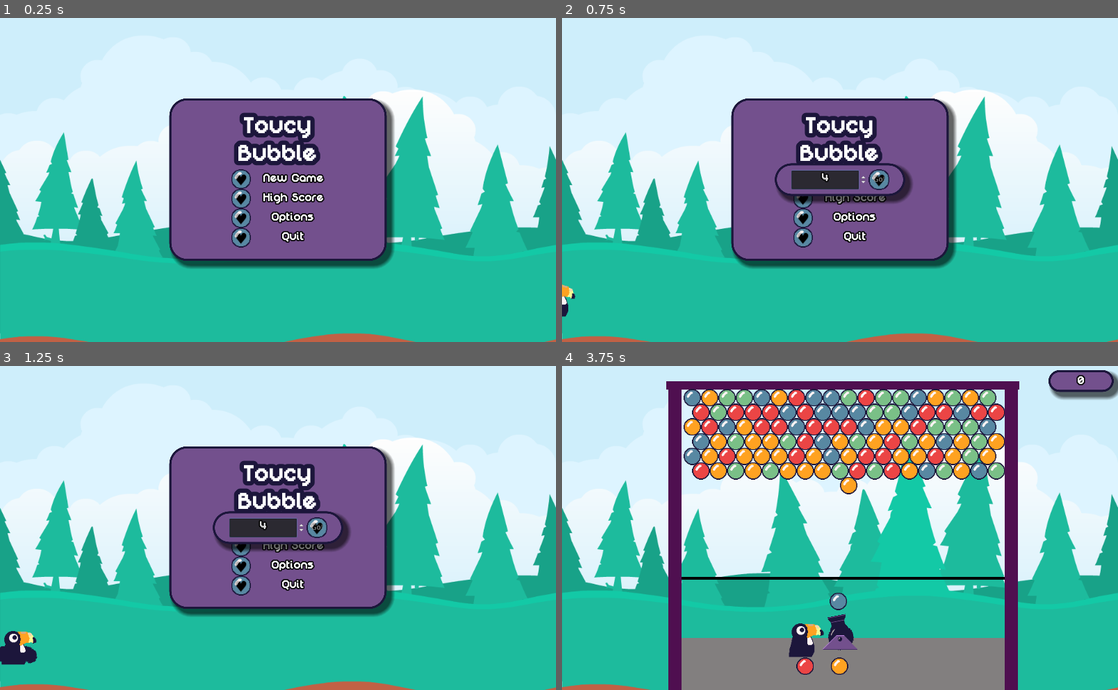
Above: before the commit, frames 1-4 (two rows, left to right).
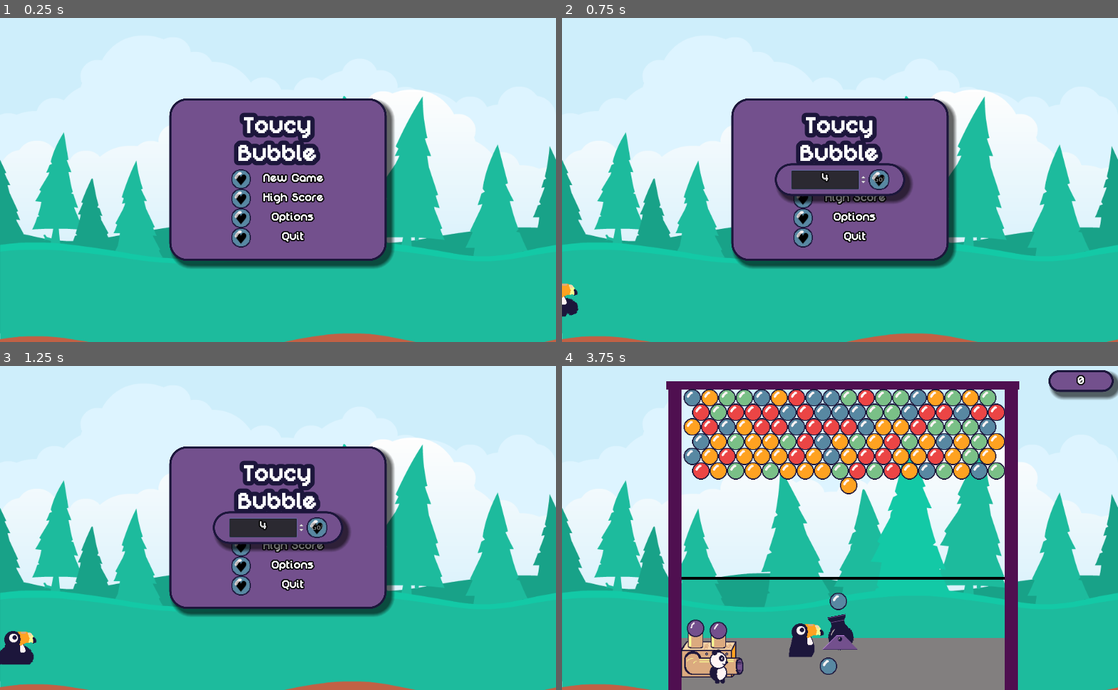
Above: after the commit, the same moments.

Repository: YannBurrett/ToucyBubble
Game: Godot game, scene res://UI/MainMenu.tscn
Two runs of this game, one before a commit and one after it. Both use one fixed random seed, a clock stepped at 60 frames per second and the inputs below.
Inputs (mouse positions are in pixels of both pictures, inside the frame that each line leads up to):
- Up to frame 1 (0.25 s): no input
- Up to frame 2 (0.75 s): click (801, 180) at 0.5 s
- Up to frame 3 (1.25 s): no input
- Up to frame 4 (3.75 s): click (801, 528) at 1.25 s; click "Go!" at 2 s; hold E (Nudge_Right) 2.78-3.53 s; hold Space (Fire) 2.78-3.53 s; hold A (Left) from 3.53 s (still down); tap Space (Fire) at 3.6 s

Frame 1 is identical in both runs. In frame 2, 0.2% of the frame differs, in the area x 0-3%, y 81-92%; in frame 3, less than 0.1%; in frame 4, 1.9%, in the area x 21-52%, y 78-99%.

Commit message:
Panda Friend

Diff:
--- a/Bubbles/NextBubble.gd
+++ b/Bubbles/NextBubble.gd
@@ -2,6 +2,7 @@
 
 var number_of_available_bubble_types = 4 setget prepare_first_bubble
 signal next_bubble
+var type = 0
 
 
 func _ready():
@@ -11,17 +12,27 @@
 
 func prepare_first_bubble(number_of_types):
 	$ReadyBubble.frame = randi() % number_of_types
-	$BubbleOnDeck.frame = randi() % number_of_types
+	$ReadyBubble.visible = false
+	$BubbleOnDeck.frame = $ReadyBubble.frame
+	type = randi() % number_of_types
 	emit_signal("next_bubble", $ReadyBubble.frame)
+	$AnimationPlayer.play("BubbleOnDeck")
+
 
 
 func _on_Level_prepare_bubble(available_bubbles:Array):
-	var type = available_bubbles[randi() % available_bubbles.size()]
+	if available_bubbles.size() == 0:
+		return
+	type = available_bubbles[randi() % available_bubbles.size()]
 	$ReadyBubble.frame = $BubbleOnDeck.frame
-	$BubbleOnDeck.frame = type
 	emit_signal("next_bubble", $ReadyBubble.frame)
+	$AnimationPlayer.play("BubbleOnDeck")
 
 
 func update_symbols(sprite):
 	$BubbleOnDeck.texture = sprite
 	$ReadyBubble.texture = sprite
+
+
+func reset_on_deck_colour():
+	$BubbleOnDeck.frame = type
--- a/Level/Level.gd
+++ b/Level/Level.gd
@@ -4,6 +4,8 @@
 signal spawn_bubble
 signal prepare_bubble
 signal can_fire
+signal game_over
+signal panic
 
 var PlayerLoc: Vector2
 var matching_bubbles = []
@@ -120,6 +122,7 @@
 			$TileMap.set_cellv(bubble, -1)
 		get_tree().call_group("pop", "pop_bubbles")
 	check_detatched_bubbles()
+	check_panic()
 
 
 func check_detatched_bubbles():
@@ -183,6 +186,7 @@
 		$Player.queue_free()
 		$NextBubble.queue_free()
 	$UILayer/MenuPopup.game_over(has_won)
+	emit_signal("game_over", has_won)
 
 
 
@@ -209,3 +213,17 @@
 func _unhandled_input(event):
 	if event.is_action_pressed("ui_cancel") and not $UILayer/MenuPopup.visible:
 		$UILayer/MenuPopup.popup_centered()
+
+
+func check_panic():
+	var should_panic = false
+	var bubbles = $TileMap.get_used_cells()
+	var panic_line = $TileMap.to_local(Vector2(0,323))
+	panic_line = $TileMap.world_to_map(panic_line)
+	panic_line = panic_line.y
+
+	for bubble in bubbles:
+		if bubble.y >= panic_line:
+			should_panic = true
+
+	emit_signal("panic", should_panic)
--- a/Level/Level.tscn
+++ b/Level/Level.tscn
@@ -13,6 +13,203 @@
 [ext_resource path="res://Level/TileMap.gd" type="Script" id=11]
 [ext_resource path="res://Bubbles/Blank_bubbles.tres" type="TileSet" id=12]
 [ext_resource path="res://SFX/Shoot.wav" type="AudioStream" id=13]
+[ext_resource path="res://Sprites/BubbleMachineSpriteSheet.png" type="Texture" id=14]
+[ext_resource path="res://Sprites/pipe.png" type="Texture" id=15]
+[ext_resource path="res://Sprites/Panda.tscn" type="PackedScene" id=16]
+
+[sub_resource type="Animation" id=16]
+resource_name = "BubbleOnDeck"
+tracks/0/type = "value"
+tracks/0/path = NodePath("NextBubble/BubbleOnDeck:position")
+tracks/0/interp = 1
+tracks/0/loop_wrap = true
+tracks/0/imported = false
+tracks/0/enabled = true
+tracks/0/keys = {
+"times": PoolRealArray( 0, 0.2, 0.3, 1 ),
+"transitions": PoolRealArray( 1, 1, 1, 1 ),
+"update": 0,
+"values": [ Vector2( 256, 512 ), Vector2( 320, 512 ), Vector2( 64, 512 ), Vector2( 256, 512 ) ]
+}
+tracks/1/type = "value"
+tracks/1/path = NodePath("NextBubble/ReadyBubble:visible")
+tracks/1/interp = 1
+tracks/1/loop_wrap = true
+tracks/1/imported = false
+tracks/1/enabled = true
+tracks/1/keys = {
+"times": PoolRealArray( 0, 0.2 ),
+"transitions": PoolRealArray( 1, 1 ),
+"update": 1,
+"values": [ false, true ]
+}
+tracks/2/type = "value"
+tracks/2/path = NodePath("NextBubble/BubbleOnDeck:visible")
+tracks/2/interp = 1
+tracks/2/loop_wrap = true
+tracks/2/imported = false
+tracks/2/enabled = true
+tracks/2/keys = {
+"times": PoolRealArray( 0, 0.2, 0.3 ),
+"transitions": PoolRealArray( 1, 1, 1 ),
+"update": 1,
+"values": [ true, false, true ]
+}
+tracks/3/type = "value"
+tracks/3/path = NodePath("NextBubble/BubbleOnDeck:rotation_degrees")
+tracks/3/interp = 1
+tracks/3/loop_wrap = true
+tracks/3/imported = false
+tracks/3/enabled = true
+tracks/3/keys = {
+"times": PoolRealArray( 0.4, 1 ),
+"transitions": PoolRealArray( 1, 1 ),
+"update": 0,
+"values": [ 0.0, 720.0 ]
+}
+tracks/4/type = "method"
+tracks/4/path = NodePath("NextBubble")
+tracks/4/interp = 1
+tracks/4/loop_wrap = true
+tracks/4/imported = false
+tracks/4/enabled = true
+tracks/4/keys = {
+"times": PoolRealArray( 0.3 ),
+"transitions": PoolRealArray( 1 ),
+"values": [ {
+"args": [  ],
+"method": "reset_on_deck_colour"
+} ]
+}
+
+[sub_resource type="Animation" id=17]
+length = 0.001
+tracks/0/type = "value"
+tracks/0/path = NodePath("NextBubble/BubbleOnDeck:position")
+tracks/0/interp = 1
+tracks/0/loop_wrap = true
+tracks/0/imported = false
+tracks/0/enabled = true
+tracks/0/keys = {
+"times": PoolRealArray( 0 ),
+"transitions": PoolRealArray( 1 ),
+"update": 0,
+"values": [ Vector2( 256, 512 ) ]
+}
+tracks/1/type = "value"
+tracks/1/path = NodePath("NextBubble/ReadyBubble:visible")
+tracks/1/interp = 1
+tracks/1/loop_wrap = true
+tracks/1/imported = false
+tracks/1/enabled = true
+tracks/1/keys = {
+"times": PoolRealArray( 0 ),
+"transitions": PoolRealArray( 1 ),
+"update": 0,
+"values": [ false ]
+}
+tracks/2/type = "value"
+tracks/2/path = NodePath("NextBubble/BubbleOnDeck:visible")
+tracks/2/interp = 1
+tracks/2/loop_wrap = true
+tracks/2/imported = false
+tracks/2/enabled = true
+tracks/2/keys = {
+"times": PoolRealArray( 0 ),
+"transitions": PoolRealArray( 1 ),
+"update": 0,
+"values": [ true ]
+}
+tracks/3/type = "value"
+tracks/3/path = NodePath("NextBubble/BubbleOnDeck:rotation_degrees")
+tracks/3/interp = 1
+tracks/3/loop_wrap = true
+tracks/3/imported = false
+tracks/3/enabled = true
+tracks/3/keys = {
+"times": PoolRealArray( 0 ),
+"transitions": PoolRealArray( 1 ),
+"update": 0,
+"values": [ 0.0 ]
+}
+
+[sub_resource type="AtlasTexture" id=1]
+flags = 4
+atlas = ExtResource( 14 )
+region = Rect2( 0, 0, 128, 128 )
+
+[sub_resource type="AtlasTexture" id=2]
+flags = 4
+atlas = ExtResource( 14 )
+region = Rect2( 128, 0, 128, 128 )
+
+[sub_resource type="AtlasTexture" id=3]
+flags = 4
+atlas = ExtResource( 14 )
+region = Rect2( 256, 0, 128, 128 )
+
+[sub_resource type="AtlasTexture" id=4]
+flags = 4
+atlas = ExtResource( 14 )
+region = Rect2( 384, 0, 128, 128 )
+
+[sub_resource type="AtlasTexture" id=5]
+flags = 4
+atlas = ExtResource( 14 )
+region = Rect2( 0, 128, 128, 128 )
+
+[sub_resource type="AtlasTexture" id=6]
+flags = 4
+atlas = ExtResource( 14 )
+region = Rect2( 128, 128, 128, 128 )
+
+[sub_resource type="AtlasTexture" id=7]
+flags = 4
+atlas = ExtResource( 14 )
+region = Rect2( 256, 128, 128, 128 )
+
+[sub_resource type="AtlasTexture" id=8]
+flags = 4
+atlas = ExtResource( 14 )
+region = Rect2( 384, 128, 128, 128 )
+
+[sub_resource type="AtlasTexture" id=9]
+flags = 4
+atlas = ExtResource( 14 )
+region = Rect2( 0, 256, 128, 128 )
+
+[sub_resource type="AtlasTexture" id=10]
+flags = 4
+atlas = ExtResource( 14 )
+region = Rect2( 128, 256, 128, 128 )
+
+[sub_resource type="AtlasTexture" id=11]
+flags = 4
+atlas = ExtResource( 14 )
+region = Rect2( 256, 256, 128, 128 )
+
+[sub_resource type="AtlasTexture" id=12]
+flags = 4
+atlas = ExtResource( 14 )
+region = Rect2( 384, 256, 128, 128 )
+
+[sub_resource type="AtlasTexture" id=13]
+flags = 4
+atlas = ExtResource( 14 )
+region = Rect2( 0, 384, 128, 128 )
+
+[sub_resource type="AtlasTexture" id=14]
+flags = 4
+atlas = ExtResource( 14 )
+region = Rect2( 128, 384, 128, 128 )
+
+[sub_resource type="SpriteFrames" id=15]
+animations = [ {
+"frames": [ SubResource( 1 ), SubResource( 2 ), SubResource( 3 ), SubResource( 4 ), SubResource( 5 ), SubResource( 6 ), SubResource( 7 ), SubResource( 8 ), SubResource( 9 ), SubResource( 10 ), SubResource( 11 ), SubResource( 12 ), SubResource( 13 ), SubResource( 14 ) ],
+"loop": true,
+"name": "default",
+"speed": 10.0
+} ]
 
 [node name="Level" type="Node2D"]
 script = ExtResource( 6 )
@@ -69,10 +266,20 @@
 stream = ExtResource( 13 )
 bus = "SFX"
 
+[node name="Pipe" type="Sprite" parent="."]
+position = Vector2( 142, 512 )
+texture = ExtResource( 15 )
+
 [node name="NextBubble" type="Node2D" parent="." groups=["Bubbles"]]
 script = ExtResource( 8 )
 
+[node name="AnimationPlayer" type="AnimationPlayer" parent="NextBubble"]
+root_node = NodePath("../..")
+anims/BubbleOnDeck = SubResource( 16 )
+anims/RESET = SubResource( 17 )
+
 [node name="ReadyBubble" type="Sprite" parent="NextBubble"]
+visible = false
 position = Vector2( 319, 512 )
 texture = ExtResource( 5 )
 hframes = 10
@@ -95,7 +302,17 @@
 
 [node name="MenuPopup" parent="UILayer" instance=ExtResource( 10 )]
 
+[node name="BubbleMachine" type="AnimatedSprite" parent="."]
+position = Vector2( 89, 484 )
+frames = SubResource( 15 )
+frame = 1
+playing = true
+
+[node name="Panda" parent="." instance=ExtResource( 16 )]
+
 [connection signal="can_fire" from="." to="Player" method="set_fire"]
+[connection signal="game_over" from="." to="Panda" method="_on_Level_game_over"]
+[connection signal="panic" from="." to="Panda" method="_on_Level_panic"]
 [connection signal="prepare_bubble" from="." to="NextBubble" method="_on_Level_prepare_bubble"]
 [connection signal="spawn_bubble" from="." to="BubbleSpawner" method="_on_Level_spawn_bubble"]
 [connection signal="updated_score" from="CanvasLayer/Score" to="UILayer/MenuPopup" method="_on_Score_updated_score"]
--- a/Player/Player.tscn
+++ b/Player/Player.tscn
@@ -10,36 +10,6 @@
 flags = 4
 atlas = ExtResource( 1 )
 region = Rect2( 0, 0, 128, 102 )
-
-[sub_resource type="AtlasTexture" id=2]
-flags = 4
-atlas = ExtResource( 1 )
-region = Rect2( 0, 0, 128, 102 )
-
-[sub_resource type="AtlasTexture" id=3]
-flags = 4
-atlas = ExtResource( 1 )
-region = Rect2( 0, 102, 128, 102 )
-
-[sub_resource type="AtlasTexture" id=4]
-flags = 4
-atlas = ExtResource( 1 )
-region = Rect2( 0, 0, 128, 102 )
-
-[sub_resource type="AtlasTexture" id=5]
-flags = 4
-atlas = ExtResource( 1 )
-region = Rect2( 128, 102, 128, 102 )
-
-[sub_resource type="AtlasTexture" id=6]
-flags = 4
-atlas = ExtResource( 1 )
-region = Rect2( 256, 0, 128, 102 )
-
-[sub_resource type="AtlasTexture" id=7]
-flags = 4
-atlas = ExtResource( 1 )
-region = Rect2( 128, 0, 128, 102 )
 
 [sub_resource type="AtlasTexture" id=8]
 flags = 4
@@ -56,6 +26,36 @@
 atlas = ExtResource( 1 )
 region = Rect2( 384, 102, 128, 102 )
 
+[sub_resource type="AtlasTexture" id=4]
+flags = 4
+atlas = ExtResource( 1 )
+region = Rect2( 0, 0, 128, 102 )
+
+[sub_resource type="AtlasTexture" id=6]
+flags = 4
+atlas = ExtResource( 1 )
+region = Rect2( 256, 0, 128, 102 )
+
+[sub_resource type="AtlasTexture" id=7]
+flags = 4
+atlas = ExtResource( 1 )
+region = Rect2( 128, 0, 128, 102 )
+
+[sub_resource type="AtlasTexture" id=2]
+flags = 4
+atlas = ExtResource( 1 )
+region = Rect2( 0, 0, 128, 102 )
+
+[sub_resource type="AtlasTexture" id=3]
+flags = 4
+atlas = ExtResource( 1 )
+region = Rect2( 0, 102, 128, 102 )
+
+[sub_resource type="AtlasTexture" id=5]
+flags = 4
+atlas = ExtResource( 1 )
+region = Rect2( 128, 102, 128, 102 )
+
 [sub_resource type="SpriteFrames" id=11]
 animations = [ {
 "frames": [ SubResource( 1 ) ],
@@ -63,27 +63,27 @@
 "name": "idle",
 "speed": 5.0
 }, {
-"frames": [ SubResource( 2 ), SubResource( 3 ), SubResource( 4 ), SubResource( 5 ), SubResource( 4 ), SubResource( 5 ), SubResource( 4 ), SubResource( 4 ), SubResource( 5 ), SubResource( 4 ), SubResource( 5 ), SubResource( 4 ), SubResource( 5 ), SubResource( 4 ), SubResource( 5 ) ],
+"frames": [ SubResource( 8 ), SubResource( 9 ), SubResource( 10 ), SubResource( 10 ), SubResource( 10 ), SubResource( 10 ), SubResource( 10 ), SubResource( 10 ), SubResource( 10 ), SubResource( 10 ), SubResource( 10 ), SubResource( 10 ), SubResource( 10 ), SubResource( 10 ), SubResource( 10 ), SubResource( 10 ), SubResource( 9 ), SubResource( 8 ) ],
 "loop": false,
-"name": "flap",
-"speed": 15.0
+"name": "look",
+"speed": 5.0
 }, {
 "frames": [ SubResource( 4 ), SubResource( 6 ), SubResource( 7 ), SubResource( 6 ), SubResource( 4 ) ],
 "loop": false,
 "name": "blink",
 "speed": 5.0
 }, {
-"frames": [ SubResource( 8 ), SubResource( 9 ), SubResource( 10 ), SubResource( 10 ), SubResource( 10 ), SubResource( 10 ), SubResource( 10 ), SubResource( 10 ), SubResource( 10 ), SubResource( 10 ), SubResource( 10 ), SubResource( 10 ), SubResource( 10 ), SubResource( 10 ), SubResource( 10 ), SubResource( 10 ), SubResource( 9 ), SubResource( 8 ) ],
+"frames": [ SubResource( 2 ), SubResource( 3 ), SubResource( 4 ), SubResource( 5 ), SubResource( 4 ), SubResource( 5 ), SubResource( 4 ), SubResource( 4 ), SubResource( 5 ), SubResource( 4 ), SubResource( 5 ), SubResource( 4 ), SubResource( 5 ), SubResource( 4 ), SubResource( 5 ), SubResource( 4 ) ],
 "loop": false,
-"name": "look",
-"speed": 5.0
+"name": "flap",
+"speed": 15.0
 } ]
 
 [node name="Player" type="Node2D" groups=["Player"]]
 position = Vector2( 0, 2 )
 script = ExtResource( 2 )
 
-[node name="ToucySprite" type="AnimatedSprite" parent="."]
+[node name="AnimatedSprite" type="AnimatedSprite" parent="."]
 position = Vector2( -65, 3 )
 frames = SubResource( 11 )
 animation = "idle"
--- /dev/null
+++ b/Sprites/Panda.gd
@@ -0,0 +1,27 @@
+extends AnimatedSprite
+
+var panicking = false
+
+
+func _on_Level_game_over(has_won):
+	if has_won:
+		play("win")
+	else:
+		play("lose")
+
+
+func _on_Level_panic(should_panic):
+	if should_panic:
+		play("panic")
+	else:
+		play("idle")
+	panicking = should_panic
+
+
+func _on_Timer_timeout():
+	play("wave")
+
+
+func _on_Panda_animation_finished():
+	if not panicking:
+		play("idle")
--- /dev/null
+++ b/Sprites/Panda.tscn
@@ -0,0 +1,101 @@
+[gd_scene load_steps=15 format=2]
+
+[ext_resource path="res://Sprites/PandaSpritesheet.png" type="Texture" id=1]
+[ext_resource path="res://Sprites/Panda.gd" type="Script" id=2]
+
+[sub_resource type="AtlasTexture" id=18]
+flags = 4
+atlas = ExtResource( 1 )
+region = Rect2( 0, 0, 64, 64 )
+
+[sub_resource type="AtlasTexture" id=20]
+flags = 4
+atlas = ExtResource( 1 )
+region = Rect2( 64, 128, 64, 64 )
+
+[sub_resource type="AtlasTexture" id=21]
+flags = 4
+atlas = ExtResource( 1 )
+region = Rect2( 0, 0, 64, 64 )
+
+[sub_resource type="AtlasTexture" id=22]
+flags = 4
+atlas = ExtResource( 1 )
+region = Rect2( 64, 0, 64, 64 )
+
+[sub_resource type="AtlasTexture" id=23]
+flags = 4
+atlas = ExtResource( 1 )
+region = Rect2( 128, 0, 64, 64 )
+
+[sub_resource type="AtlasTexture" id=24]
+flags = 4
+atlas = ExtResource( 1 )
+region = Rect2( 192, 0, 64, 64 )
+
+[sub_resource type="AtlasTexture" id=25]
+flags = 4
+atlas = ExtResource( 1 )
+region = Rect2( 0, 64, 64, 64 )
+
+[sub_resource type="AtlasTexture" id=26]
+flags = 4
+atlas = ExtResource( 1 )
+region = Rect2( 64, 64, 64, 64 )
+
+[sub_resource type="AtlasTexture" id=27]
+flags = 4
+atlas = ExtResource( 1 )
+region = Rect2( 0, 128, 64, 64 )
+
+[sub_resource type="AtlasTexture" id=28]
+flags = 4
+atlas = ExtResource( 1 )
+region = Rect2( 128, 64, 64, 64 )
+
+[sub_resource type="AtlasTexture" id=29]
+flags = 4
+atlas = ExtResource( 1 )
+region = Rect2( 192, 64, 64, 64 )
+
+[sub_resource type="SpriteFrames" id=19]
+animations = [ {
+"frames": [ SubResource( 18 ) ],
+"loop": true,
+"name": "idle",
+"speed": 5.0
+}, {
+"frames": [ SubResource( 20 ) ],
+"loop": false,
+"name": "lose",
+"speed": 5.0
+}, {
+"frames": [ SubResource( 21 ), SubResource( 22 ), SubResource( 23 ), SubResource( 24 ), SubResource( 25 ), SubResource( 26 ), SubResource( 25 ), SubResource( 26 ), SubResource( 25 ), SubResource( 26 ), SubResource( 26 ), SubResource( 26 ), SubResource( 26 ), SubResource( 26 ), SubResource( 21 ) ],
+"loop": false,
+"name": "wave",
+"speed": 10.0
+}, {
+"frames": [ SubResource( 27 ) ],
+"loop": false,
+"name": "win",
+"speed": 5.0
+}, {
+"frames": [ SubResource( 28 ), SubResource( 29 ) ],
+"loop": true,
+"name": "panic",
+"speed": 10.0
+} ]
+
+[node name="Panda" type="AnimatedSprite"]
+position = Vector2( 96, 512 )
+frames = SubResource( 19 )
+animation = "idle"
+playing = true
+script = ExtResource( 2 )
+
+[node name="Timer" type="Timer" parent="."]
+wait_time = 15.0
+autostart = true
+
+[connection signal="animation_finished" from="." to="." method="_on_Panda_animation_finished"]
+[connection signal="timeout" from="Timer" to="." method="_on_Timer_timeout"]
--- a/UI/MainMenu.tscn
+++ b/UI/MainMenu.tscn
@@ -303,7 +303,7 @@
 position = Vector2( -64, 512 )
 frames = SubResource( 11 )
 animation = "Walk"
-frame = 2
+frame = 1
 playing = true
 
 [node name="AnimationPlayer" type="AnimationPlayer" parent="."]
Not shown: 1 places in Level/Level.tscn that only renumber resources
Binary file changed: UI/ToucyBubble.theme
